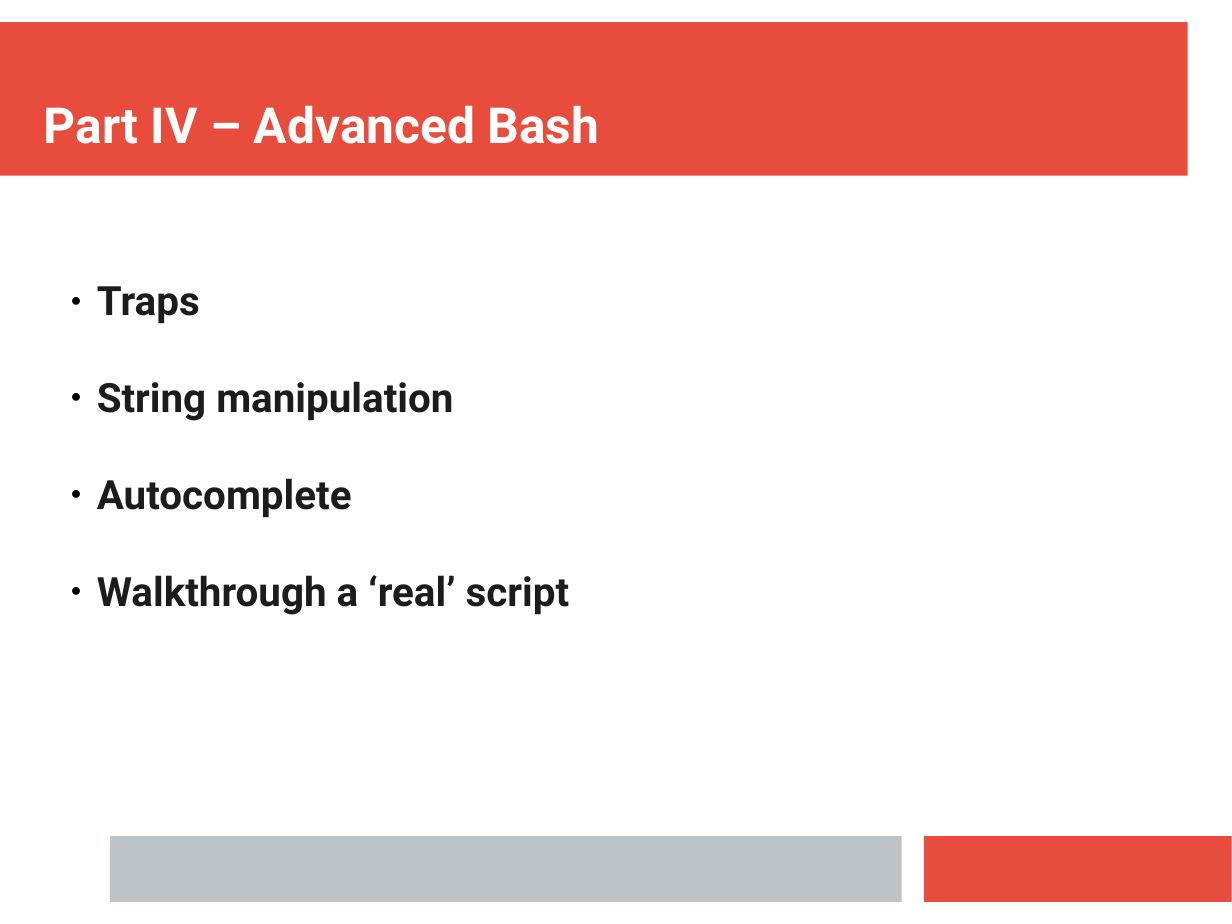
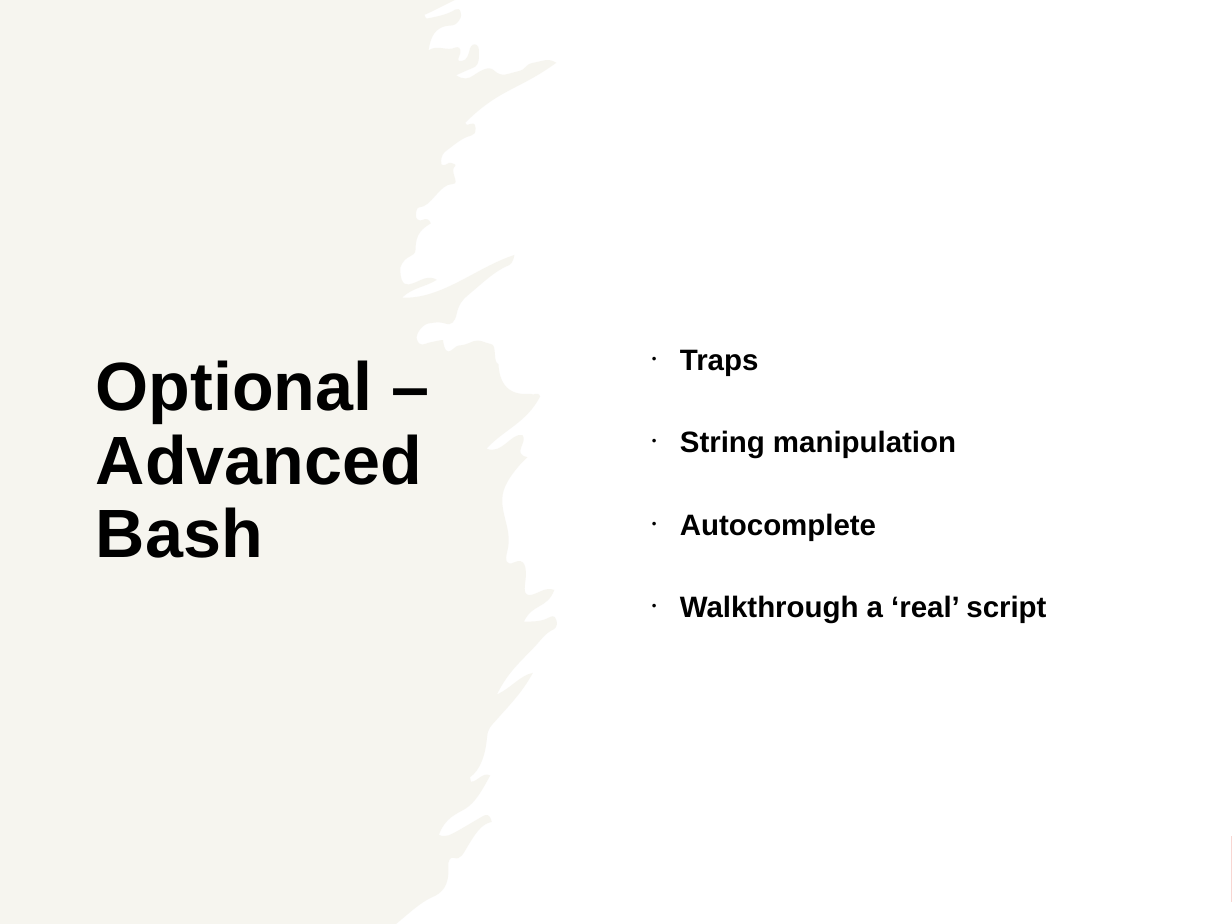
Before and after one commit to ianmiell/introduction-to-bash, a slide deck: slide 56 of slides/introduction_to_bash.pptx (slide 58 before the commit). Drawn at 1232x924 pixels with LibreOffice and Linux fonts; fonts in the diff are those of the drawing. Boxes give left, top, right and bottom in pixels: in the first picture for what was removed or moved away, otherwise in the second. Text is boxed around its words. In the diff, an @@ line names an element or a change of style, - is before the commit and + after.

```diff
--- a/slides/introduction_to_bash.pptx
+++ b/slides/introduction_to_bash.pptx
@@ rectangle added at (0, 0, 1232, 924), fill #FFFFFF @@
@@ freeform shape added at (0, 0, 557, 924), fill #EEECE1 at 50% opacity @@
@@ text "Optional – Advanced Bash" at (96, 360, 422, 558): vertical alignment bottom to middle @@
@@ text "Traps": place and size @@
-text "Traps" at (97, 286, 570, 615)
+text "Traps" at (680, 349, 1046, 623)
@@ text "Traps" at (680, 349, 1046, 623): size 26 to 19 pt, font Roboto to Arial, text colour #1C1C1C to #000000; bullet ● to •; line spacing 1 to 0.9; more space between paragraphs; vertical alignment top to middle @@
@@ text at (96, 360, 422, 558): text changed; size 32 to 44 pt; font Roboto to Arial; text colour #FFFFFF to #000000 @@
-Part IV – Advanced Bash
+Optional – Advanced Bash
@@ rectangle removed at (110, 836, 901, 902) @@
```
Also in this commit, not shown: 58 other slides changed, 2 slides added, 6 slides removed, 1 other file.
